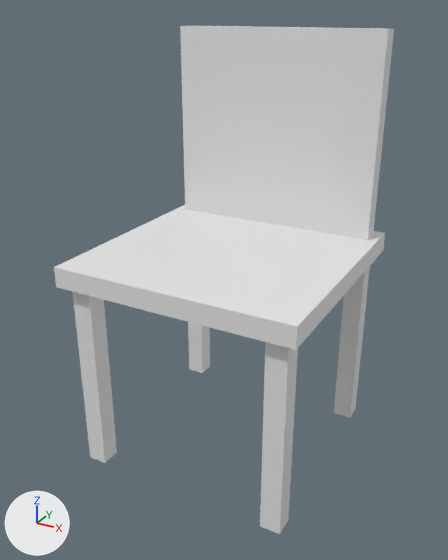
What one commit did to the Blender file 1 - Get Going/Primitive Chair.blend.
One viewpoint serves both versions: a 50 mm lens placed at (0.675, -1.265, 1.095), pointed at (-0.005, -0.028, 0.476). Lighting does not change. The marker at lower left points along +X, +Y and +Z.

The older version as bpy lines, for what is in view:
```python
me_cube = bpy.data.meshes.new('Cube')
me_cube.from_pydata(...)  # a box spanning x -0.025..0.025, y -0.025..0.025, z -0.25..0.25
me_cube.materials.append(mat_material)  # white #e7e7e7
me_cube_001 = bpy.data.meshes.new('Cube.001')
me_cube_001.from_pydata(...)  # a box spanning x -0.025..0.025, y -0.025..0.025, z -0.25..0.25
me_cube_001.materials.append(mat_material)  # white #e7e7e7
me_cube_002 = bpy.data.meshes.new('Cube.002')
me_cube_002.from_pydata(...)  # a box spanning x -0.025..0.025, y -0.025..0.025, z -0.25..0.25
me_cube_002.materials.append(mat_material)  # white #e7e7e7
me_cube_003 = bpy.data.meshes.new('Cube.003')
me_cube_003.from_pydata(...)  # a box spanning x -0.025..0.025, y -0.025..0.025, z -0.25..0.25
me_cube_003.materials.append(mat_material)  # white #e7e7e7
me_cube_004 = bpy.data.meshes.new('Cube.004')
me_cube_004.from_pydata(...)  # a box spanning x -0.3..0.3, y -0.3..0.3, z -0.025..0.025
me_cube_005 = bpy.data.meshes.new('Cube.005')
me_cube_005.from_pydata(...)  # a box spanning x -0.5..0.5, y -0.5..0.5, z -0.25..0.25
ob_back = bpy.data.objects.new('Back', me_cube_005)
ob_back.location = (0.0, 0.25, 0.8)
ob_back.scale = (0.55, 0.05, 1.0)
ob_leg = bpy.data.objects.new('Leg', me_cube)
ob_leg.location = (-0.25, -0.25, 0.25)
ob_leg_001 = bpy.data.objects.new('Leg.001', me_cube_001)
ob_leg_001.location = (0.25, -0.25, 0.25)
ob_leg_002 = bpy.data.objects.new('Leg.002', me_cube_002)
ob_leg_002.location = (-0.25, 0.25, 0.25)
ob_leg_003 = bpy.data.objects.new('Leg.003', me_cube_003)
ob_leg_003.location = (0.25, 0.25, 0.25)
ob_seat = bpy.data.objects.new('Seat', me_cube_004)
ob_seat.location = (0.0, 0.0, 0.525)
```
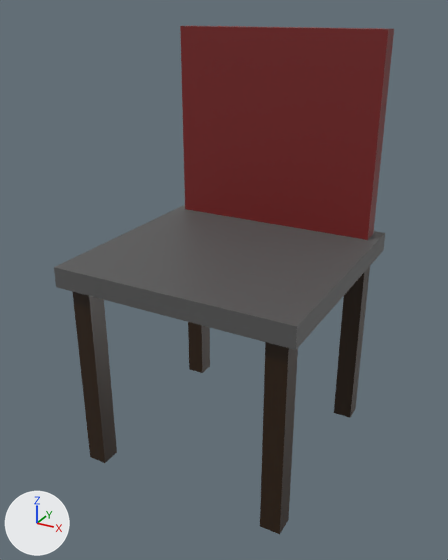
Commit message: Coloured Chair
* Added materials to give the primitive chair some colour

Changed parts and their boxes (x1, y1, x2, y2) in the pictures (448 x 560 px):
'Back', recoloured (grey to red)
    both: (180, 26, 394, 240)
'Seat', recoloured (white to grey)
    both: (54, 205, 385, 350)
'Leg.001', recoloured
    both: (260, 342, 298, 534)
'Leg', recoloured
    both: (72, 291, 117, 463)
'Leg.003', recoloured
    both: (334, 266, 370, 418)
'Leg.002', recoloured
    both: (188, 322, 210, 373)

Diff of the bpy script that builds the scene:
```diff
--- a/1 - Get Going/Primitive Chair.blend.py
+++ b/1 - Get Going/Primitive Chair.blend.py
@@ mat_back @@
+mat_back = principled_material('Back')
+mat_back.base_color = (0.184, 0.0133, 0.0134)  # dark red #771e1f
@@ mat_seat @@
+mat_seat = principled_material('Seat')
+mat_seat.base_color = (0.0985, 0.0985, 0.0985)  # dark grey #585858
@@ mat_leg @@
+mat_leg = principled_material('Leg')
+mat_leg.base_color = (0.0254, 0.0105, 0.00181)  # brown #2c1a06
+mat_leg.roughness = 0.4
@@ me_cube @@
 me_cube.from_pydata(...)  # 8 vertices, 6 faces; spans x -0.025..0.025, y -0.025..0.025, z -0.25..0.25
-me_cube.materials.append(mat_material)  # white #e7e7e7
+me_cube.materials.append(mat_leg)  # brown #2c1a06
@@ me_cube_001 @@
 me_cube_001.from_pydata(...)  # 8 vertices, 6 faces; spans x -0.025..0.025, y -0.025..0.025, z -0.25..0.25
-me_cube_001.materials.append(mat_material)  # white #e7e7e7
+me_cube_001.materials.append(mat_leg)  # brown #2c1a06
@@ me_cube_002 @@
 me_cube_002.from_pydata(...)  # 8 vertices, 6 faces; spans x -0.025..0.025, y -0.025..0.025, z -0.25..0.25
-me_cube_002.materials.append(mat_material)  # white #e7e7e7
+me_cube_002.materials.append(mat_leg)  # brown #2c1a06
@@ me_cube_003 @@
 me_cube_003.from_pydata(...)  # 8 vertices, 6 faces; spans x -0.025..0.025, y -0.025..0.025, z -0.25..0.25
-me_cube_003.materials.append(mat_material)  # white #e7e7e7
+me_cube_003.materials.append(mat_leg)  # brown #2c1a06
@@ me_cube_004 @@
 me_cube_004.from_pydata(...)  # 8 vertices, 6 faces; spans x -0.3..0.3, y -0.3..0.3, z -0.025..0.025
+me_cube_004.materials.append(mat_seat)  # dark grey #585858
@@ me_cube_005 @@
 me_cube_005.from_pydata(...)  # 8 vertices, 6 faces; spans x -0.5..0.5, y -0.5..0.5, z -0.25..0.25
+me_cube_005.materials.append(mat_back)  # dark red #771e1f
```
